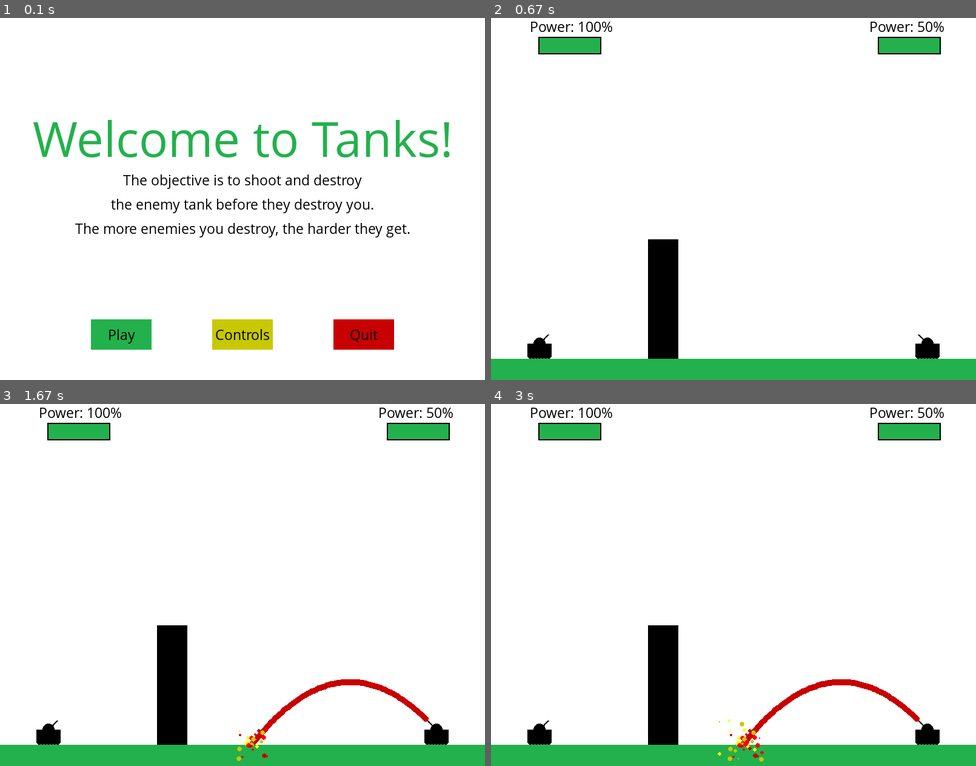
Above: before the commit, frames 1-4 (two rows, left to right).
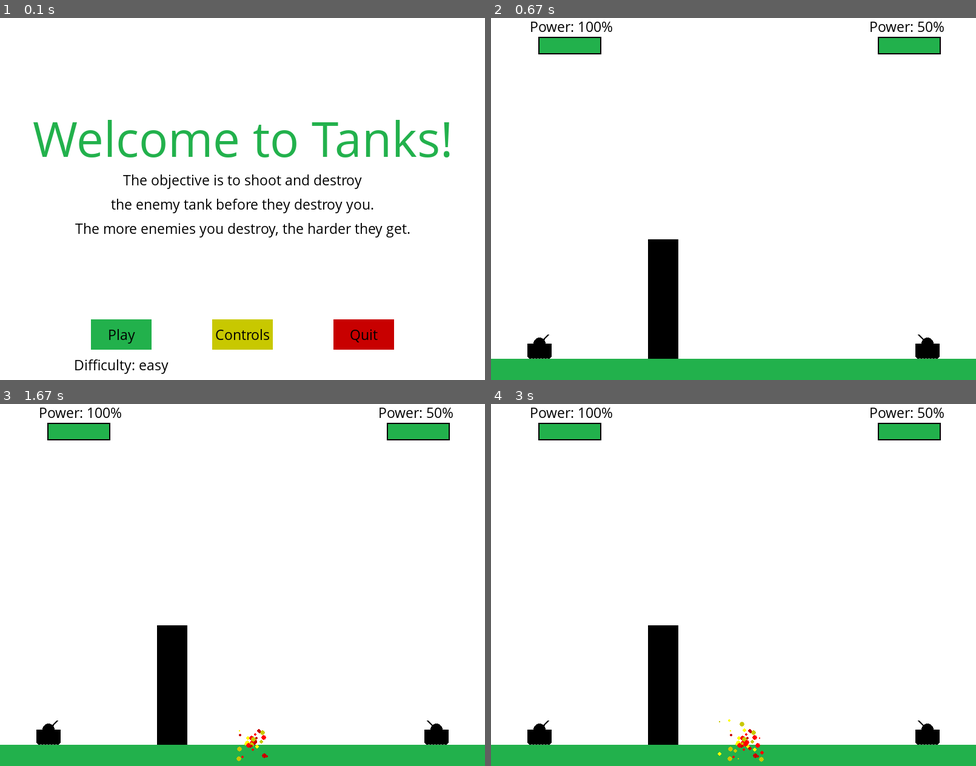
Above: after the commit, the same moments.

Repository: vidim888/Tanks
Game: pygame game, started from PyGame second2.py
The game is run twice, just before and just after one commit, with the same random seed, the same clock (stepped at 60 frames per second) and the same inputs.
Inputs:
- Up to frame 1 (0.1 s): no input
- Up to frame 2 (0.67 s): click "Play" at 0.38 s
- Up to frame 3 (1.67 s): tap Space at 0.67 s
- Up to frame 4 (3 s): no input

The runs differ from the first frame. In frame 1, 0.2% of the frame differs, in the area x 15-35%, y 94-99%; in frame 2, nothing differs; in frame 3, 0.7%, in the area x 52-89%, y 76-94%; in frame 4, 0.6%.

Commit message:
Difficulty and new draw
Made a variety of difficulty choices and made shell fire animation
better

Diff:
--- a/PyGame second2.py
+++ b/PyGame second2.py
@@ -11,14 +11,15 @@
 pygame.display.set_caption('Tanks')
 # icon = pygame.image.load("apple.png")
 # pygame.display.set_icon(icon)
-white = (255,255,255)
-black = (0,0,0)
-red = (200,0,0)
-light_red = (255,0,0)
-yellow = (200,200,0)
-light_yellow = (255,255,0)
-green = (34,177,76)
-light_green = (0,255,0)
+white = (255, 255, 255)
+grey = (170, 170, 170)
+black = (0, 0, 0)
+red = (200, 0, 0)
+light_red = (255, 0, 0)
+yellow = (200, 200, 0)
+light_yellow = (255, 255, 0)
+green = (34, 177, 76)
+light_green = (0, 255, 0)
 clock = pygame.time.Clock()
 FPS = 30
 tankWidth = 40
@@ -74,7 +75,7 @@
         button("Quit", 550, 500, 100, 50, red, light_red, "quit")
         pygame.display.update()
         clock.tick(FPS)
-def button(text, x, y, width, height, inactive_color, active_color, action=None):
+def button(text, x, y, width, height, inactive_color, active_color, action=None, xx=0):
     cur = pygame.mouse.get_pos()
     click = pygame.mouse.get_pressed()
     if x + width > cur[0] > x and y + height > cur[1] > y:
@@ -87,13 +88,18 @@
                 time.sleep(0.1)
                 game_controls()
             if action == "play":
-                gameLoop()
+                gameLoop(xx % 4)
             if action == "main":
                 time.sleep(0.1)
                 game_intro()
+            if action == "difficulty":
+                time.sleep(0.2)
+                return xx + 1
     else:
         pygame.draw.rect(gameDisplay, inactive_color, (x, y, width, height))
     text_to_button(text, black, x, y, width, height)
+    if action == 'difficulty':
+        return xx
 def pause():
     paused = True
     message_to_screen("Paused", black, -100, "large")
@@ -113,6 +119,8 @@
         clock.tick(FPS)
 def game_intro():
     intro = True
+    difficulty = ['easy', 'medium', 'hard', 'impossible']
+    x = 0
     while intro:
         for event in pygame.event.get():
             if event.type == pygame.QUIT:
@@ -130,9 +138,12 @@
         message_to_screen("the enemy tank before they destroy you.", black, 10)
         message_to_screen("The more enemies you destroy, the harder they get.", black, 50)
         # message_to_screen("Press C to play, P to pause or Q to quit",black,180)
-        button("Play", 150, 500, 100, 50, green, light_green, "play")
-        button("Controls", 350, 500, 100, 50, yellow, light_yellow, "controls")
-        button("Quit", 550, 500, 100, 50, red, light_red, "quit")
+        button("Play", 150, 500, 100, 50, green, light_green, "play", x)
+        button("Controls", 350, 500, 100, 50, yellow, light_yellow, "controls", x)
+        button("Quit", 550, 500, 100, 50, red, light_red, "quit", x)
+        # x = button("Difficulty: "+difficulty[x % 4], 100, 550, 200, 50, white, grey, "difficulty", x)
+        textSurface, textRect = text_objects("Difficulty: "+difficulty[x % 4], black)
+        x = button("Difficulty: "+difficulty[x % 4], 190-textRect[2]/2, 550, textRect[2]+20, 50, white, grey, "difficulty", x)
         pygame.display.update()
         clock.tick(FPS)
 def game_over():
@@ -189,7 +200,7 @@
             pygame.display.update()
             clock.tick(100)
         return(player_health, enemy_health)
-def fireShell(x, angle, fire_power, xlocation, randomHeight, draw, mainTankX, enemyTankX, player_health, enemy_health):
+def fireShell(x, angle, fire_power, xlocation, randomHeight, draw, mainTankX, enemyTankX, player_health, enemy_health, enemy_power=0, turretAngle=0, enemyAngle=0):
     fire = True
     turPosY = tankHeight*math.cos(angle)
     turPosX = tankHeight*math.sin(angle)
@@ -228,7 +239,6 @@
                     or enemyTankX - tankHeight/2 <= shellPos[0] <= enemyTankX + tankHeight/2 and tankY - tankHeight/2 <= shellPos[1] <= tankY:
                 player_health, enemy_health = explosion(shellPos[0], shellPos[1], mainTankX, enemyTankX, player_health, enemy_health)
                 return player_health, enemy_health
-                fire = False
         if shellPos[1] > display_height - ground_height:
             # hit_x = xo + power_x*((power_y+(power_y**2 + 2*a*(turPosY + display_height - ground_height - yo))**0.5)/a)
             hit_x = shellPos[0]
@@ -240,6 +250,14 @@
                 return player_health, enemy_health
             fire = False
         if draw:
+            gameDisplay.fill(white)
+            power(fire_power, 'player')
+            power(enemy_power, 'enemy')
+            health_bars(player_health, enemy_health)
+            tank(mainTankX, turretAngle)
+            tank(enemyTankX, enemyAngle)
+            barrier(xlocation, randomHeight, barrier_width)
+            gameDisplay.fill(green, rect = [0, display_height - ground_height, display_width, ground_height])
             pygame.draw.circle(gameDisplay, red, (int(shellPos[0]), int(shellPos[1])), 5)
             pygame.display.update()
             clock.tick(FPS/dt)
@@ -261,7 +279,7 @@
     for i in range(7):
         pygame.draw.circle(gameDisplay, black, (x-startX+wheelWidth, y+tankHeight), wheelWidth)
         startX -= wheelWidth
-def enemy_move(enemyTankX, tankSpeed, enemyAngle, fire_power, enemy_power, player_health, enemy_health, mainTankX, turretAngle, xlocation, randomHeight):
+def enemy_move(enemyTankX, tankSpeed, enemyAngle, fire_power, enemy_power, player_health, enemy_health, mainTankX, turretAngle, xlocation, randomHeight, d_power):
     r_t = random.randint(5, 20)
     direction = random.randint(-2, 1)
     if enemyTankX + tankWidth/2 > xlocation - tankSpeed*1.1:
@@ -315,7 +333,10 @@
         pygame.display.update()
         clock.tick(FPS)
     # ideal_power = ((2*(((enemyTankX+tankHeight*math.sin(enemyAngle)-mainTankX-2*math.sin(enemyAngle)*a*(2*tankHeight* …(386 unchanged characters)…
-    i_power = ideal_power + random.randrange(-10, 10)
+    if d_power == 0:
+        i_power = ideal_power
+    else:
+        i_power = ideal_power + random.randrange(-d_power/2, d_power)
     return enemyTankX, enemyAngle, ideal_power, i_power
 def health_bars(player_health, enemy_health):
     if player_health > 0.75*start_health:
@@ -336,9 +357,17 @@
     pygame.draw.rect(gameDisplay, white, (int(display_width*0.1), int(display_height*0.06), 100, 25))
     pygame.draw.rect(gameDisplay, player_health_color, (int(display_width*0.8), int(display_height*0.06), player_health*100/start_health, 25))
     pygame.draw.rect(gameDisplay, enemy_health_color, (int(display_width*0.1), int(display_height*0.06), enemy_health*100/start_health, 25))
-def gameLoop():
+def gameLoop(dif):
     gameExit = False
     gameOver = False
+    if dif == 0:
+        d_power = 10
+    elif dif == 1:
+        d_power = 6
+    elif dif == 2:
+        d_power = 2
+    elif dif == 3:
+        d_power = 0
     mainTankX = display_width * 0.9
     enemyTankX = display_width * 0.1
     tankMove = 0
@@ -384,9 +413,9 @@
                 if event.key == pygame.K_p:
                     pause()
                 if event.key == pygame.K_SPACE:
-                    player_health, enemy_health = fireShell(mainTankX, turretAngle, fire_power, xlocation, randomHeight, True, mainTankX, enemyTankX, player_health, enemy_health)
-                    enemyTankX, enemyAngle, enemy_power, i_power = enemy_move(enemyTankX, tankSpeed, enemyAngle, fire_power, enemy_power, player_health, enemy_health, mainTankX, turretAngle, xlocation, randomHeight)
-                    player_health, enemy_health = fireShell(enemyTankX, enemyAngle, i_power, xlocation, randomHeight, True, mainTankX, enemyTankX, player_health, enemy_health)
+                    player_health, enemy_health = fireShell(mainTankX, turretAngle, fire_power, xlocation, randomHeight, True, mainTankX, enemyTankX, player_health, enemy_health, enemy_power, turretAngle, enemyAngle)
+                    enemyTankX, enemyAngle, enemy_power, i_power = enemy_move(enemyTankX, tankSpeed, enemyAngle, fire_power, enemy_power, player_health, enemy_health, mainTankX, turretAngle, xlocation, randomHeight, d_power)
+                    player_health, enemy_health = fireShell(enemyTankX, enemyAngle, i_power, xlocation, randomHeight, True, mainTankX, enemyTankX, player_health, enemy_health, enemy_power, turretAngle, enemyAngle)
                 if event.key == pygame.K_a:
                     power_change = -1
                 if event.key == pygame.K_d:
